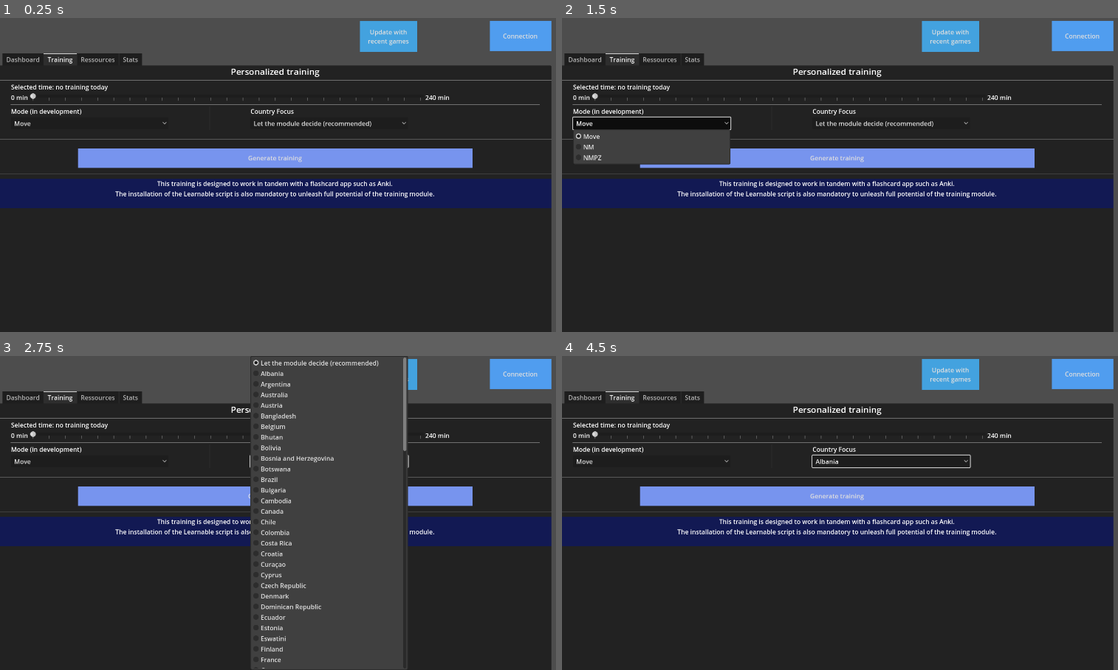
Above: before the commit, frames 1-4 (two rows, left to right).
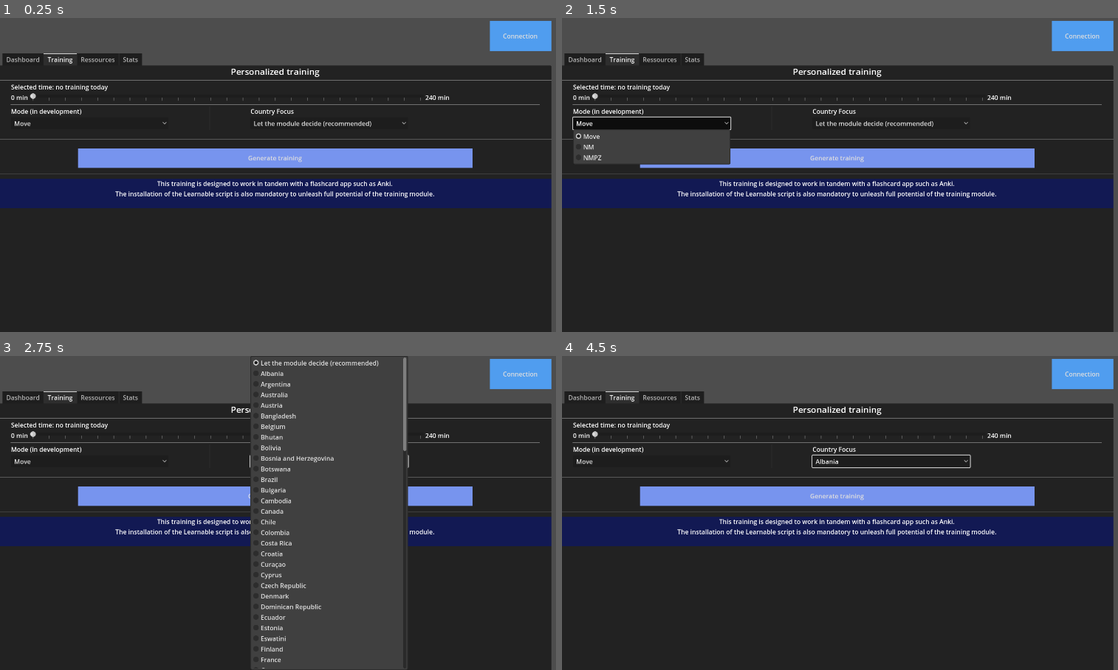
Above: after the commit, the same moments.

Repository: PierreSmague/GeoTrainer
Game: Godot game, scene res://scenes/main_menu.tscn
Two runs of this game, one before a commit and one after it. Both use one fixed random seed, a clock stepped at 60 frames per second and the inputs below.
Inputs (mouse positions are in pixels of both pictures, inside the frame that each line leads up to):
- Up to frame 1 (0.25 s): no input
- Up to frame 2 (1.5 s): click (951, 36) at 0.5 s, where only the run before the commit has a clickable "Update with recent games"; click "Move" at 1.25 s
- Up to frame 3 (2.75 s): click "Let the module decide (recomm…" at 2 s
- Up to frame 4 (4.5 s): click "Generate training" at 2.75 s; click "Cambodia" at 3.5 s; click (951, 374) at 4.25 s, where only the run before the commit has a clickable "Update with recent games"

The runs differ from the first frame. In frame 1, 1.0% of the frame differs, in the area x 64-76%, y 0-11%; in frame 2, 1.0%; in frame 3, 0.2%; in frame 4, 1.0%.
Error before the commit: Cannot call method 'get_as_text' on a null value. (res://scripts/update_games.gd:28)

Commit message:
Add files via upload

Diff:
--- a/scripts/connection_api.gd
+++ b/scripts/connection_api.gd
@@ -10,6 +10,7 @@
 @onready var btn_import := $AuthSlot/ImportGames
 @onready var btn_analyze := $AuthSlot/AnalyzeGames
 @onready var btn_reset := $AuthSlot/ResetID
+@onready var btn_update := $AuthSlot/UpdateGames
 @onready var nick_label = $AuthSlot/Profile_infos/Nick
 @onready var level_label = $AuthSlot/Profile_infos/Level
 
@@ -58,6 +59,13 @@
 		and has_solo
 	)
 
+	btn_update.visible = (
+		has_ncfa
+		and has_profile
+		and has_duels
+		and has_solo
+	)
+
 	btn_reset.visible = (
 		has_ncfa
 		and has_profile
--- a/scripts/update_games.gd
+++ b/scripts/update_games.gd
@@ -89,6 +89,8 @@
 	var analyzer = _find_node("AnalyzeGames")
 	analyzer._analyze_all_games(new_duel_ids.size(), 0)
 
+	get_parent().get_parent()._refresh_ui()
+
 func _find_node(name: String) -> Node:
 	return _find_node_rec(get_tree().root, name)
 
